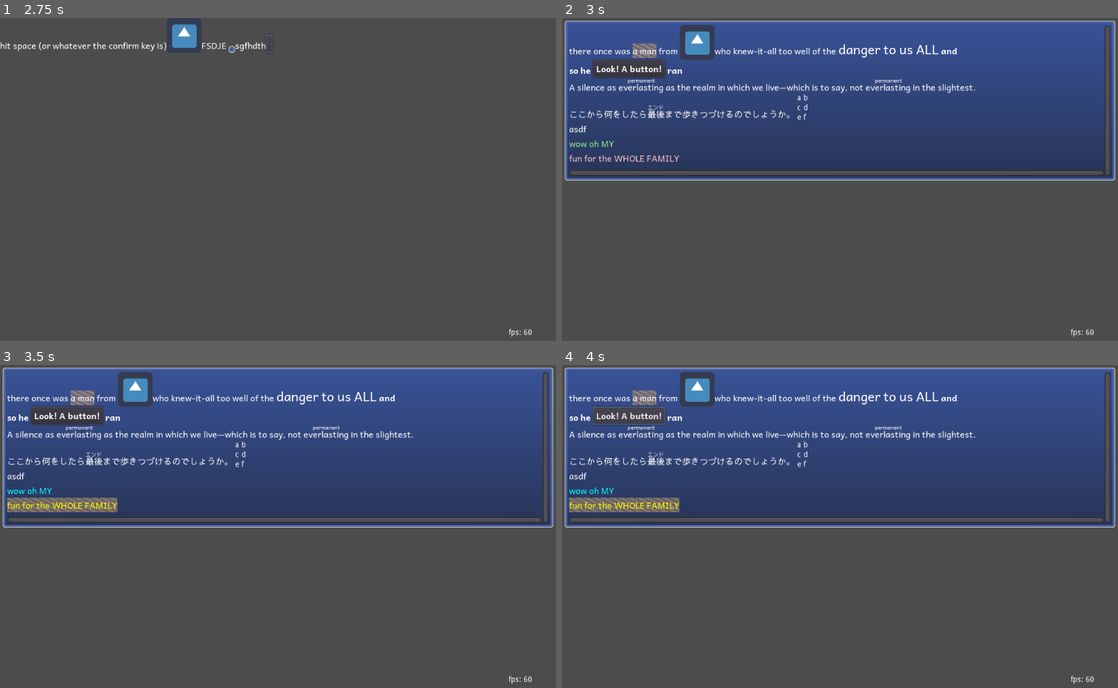
Above: before the commit, frames 1-4 (two rows, left to right).
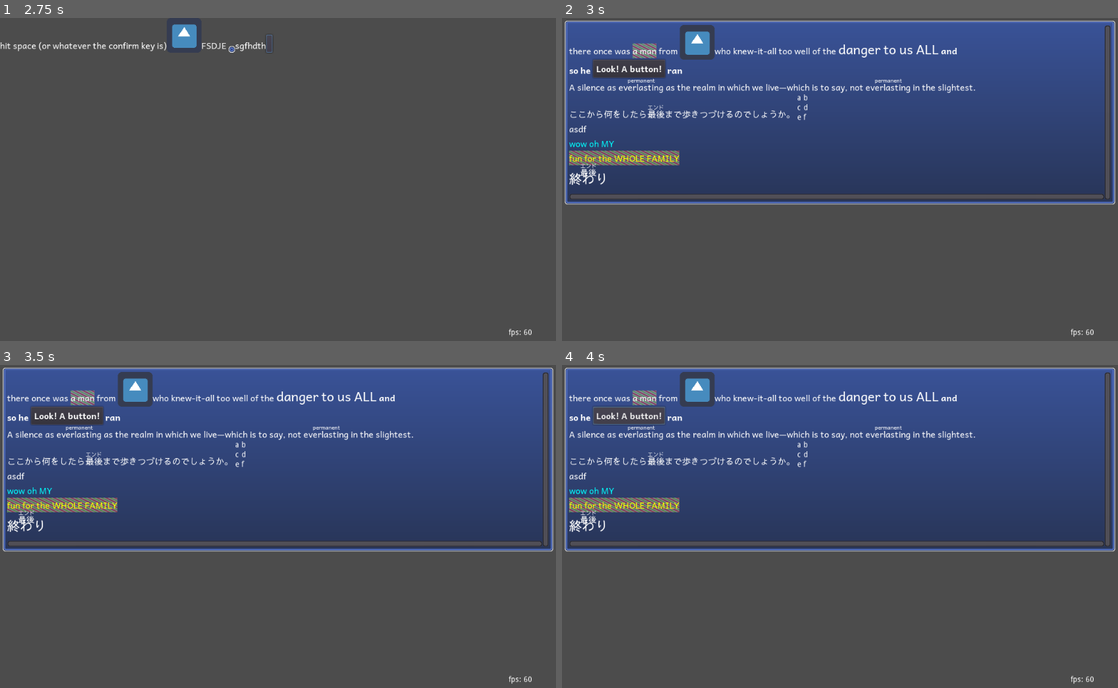
Above: after the commit, the same moments.

Repository: wareya/uitest
Game: Godot game, scene res://Document.tscn
Two runs of this game, one before a commit and one after it. Both use one fixed random seed, a clock stepped at 60 frames per second and the inputs below. The engine's default icon, where the game draws it, is replaced by a stand-in: a white triangle on a blue panel in a dark square.
Inputs (mouse positions are in pixels of both pictures, inside the frame that each line leads up to):
- Up to frame 1 (2.75 s): click (266, 43) at 0.5 s; click (266, 43) at 1.25 s; click (266, 43) at 2 s
- Up to frame 2 (3 s): tap Space at 2.75 s
- Up to frame 3 (3.5 s): tap Enter (ui_accept) at 3.02 s
- Up to frame 4 (4 s): click "Look! A button!" at 3.5 s

Frame 1 is identical in both runs. In frame 2, 9.5% of the frame differs, in the area x 0-100%, y 37-58%; in frame 3, 8.5%; in frame 4, 8.5%.

Commit message:
fix a layout bug

Diff:
--- a/Document.gd
+++ b/Document.gd
@@ -1,6 +1,17 @@
 tool
 extends Container
 class_name Document
+
+#### TODO LIST ####
+# other flow models
+# fit/fill background modes + background alignment
+# make sure inline styles work
+# DOM API (at least queries)
+# style transitions
+# background color
+# text outline and shadow control
+# width/height model settings (padding/margin included or not)
+# css calc (including referencing core properties) (OR, a system of units, like 10em etc)
 
 var default_props = {
     "display": "inline-block", # or block, or inline, or detached
@@ -119,6 +130,9 @@
 <bruh><fun>wow oh MY</fun></bruh>
 <br>
 <bruh><a><fun>fun for the WHOLE FAMILY</fun></a></bruh>
+<br>
+<big><ruby>終わり<rt><ruby>最後<rt>エンド</ruby></ruby></big>
+<br>
 """
 
 var default_stylesheet = """
@@ -689,6 +703,8 @@
 
     if calculated_props.layout == "flow_h_lr":
         var parent_size = get_parent_area_size()
+        if layout_parent:
+            parent_size = layout_parent.rect_size
         #print(doc_name, parent_size)
         var size = Vector2()
         size.x = parent_size.x * (anchor_right - anchor_left)
@@ -726,7 +742,9 @@
         #rect_size.x -= calculated_props.padding_left
         #rect_size.x -= calculated_props.padding_right
 
-        var check_queue = get_children()
+        var check_queue = []
+        if doc_name == "root" or calculated_props.display != "inline":
+            check_queue= get_children()
         #if check_queue.size() == 1 and check_queue[0] is DocumentHelpers.DocScrollContents:
         #    check_queue[0].rect_size = interior_size
         #    check_queue[0].rect_position = Vector2(x_cursor, y_cursor)
@@ -793,8 +811,8 @@
 
             #print(child, " ", child_size, " ", x_cursor, " ", y_cursor, "->", y_cursor_next, " ", x_limit)
 
-            if doc_name != "root" and calculated_props.display == "inline":
-                continue
+            #if doc_name != "root" and calculated_props.display == "inline":
+            #    continue
 
             if "calculated_props" in child and child.calculated_props.display == "detached":
                 var origin = get_global_rect().position
@@ -838,13 +856,15 @@
 
         var interior_size = Vector2(max_x, y_cursor_next) - start
 
+        print("--", doc_name, "-", max_x, "-", x_limit, "-", parent_size.x)
+
         new_size.x = max_x + calculated_props.padding_right + x_buffer
         new_size.x = calc_prop_width(new_size.x, x_limit)
         new_size.y = y_cursor_next + calculated_props.padding_bottom + y_buffer
         new_size.y = calc_prop_height(new_size.y, y_limit)
-        if _v_scrollbar.visible:
-            print(new_size.y)
-            print(y_limit)
+        #if _v_scrollbar.visible:
+        #    print(new_size.y)
+        #    print(y_limit)
 
         var visible_interior_size = new_size - total_padding - Vector2(x_buffer, y_buffer)
 
--- a/Document.tscn
+++ b/Document.tscn
@@ -18,48 +18,6 @@
 rect_min_size = Vector2( 502, 64 )
 rect_pivot_offset = Vector2( 1343, 79 )
 script = ExtResource( 1 )
-root_stylesheet = "root {
-    background: \"res://9PatchGradient.tres\";
-    margin_left: 5;
-    margin_right: 5;
-    margin_top: 5;
-    margin_bottom: 5;
-    padding_top: 8;
-    padding_left: 8;
-    padding_bottom: 8;
-    padding_right: 8;
-    background_9patch: true;
-    background_9patch_top: 4.5;
-    background_9patch_bottom: 6.5;
-    background_9patch_left: 6;
-    background_9patch_right: 6;
-
-    overflow: scroll;
-
-    max_height: 400;
-}
-:vars {
-    --white: \"#FFFFFF\";
-    --rubysize: 65%;
-    --rubyfont: var(--englishfont) var(--japanesefont);
-    --japanesefont: \"res://font/SawarabiGothic-Regular.ttf\";
-    --englishfont: \"res://font/Andika-Regular.ttf\";
-}
-fun {
-    background: \"res://9PatchGradient2.tres\";
-    text_shadow_color: orange;
-    text_shadow_offset: 0 0;
-    display: inline-block;
-}
-bruh fun {
-    background: none;
-    color: pink;
-}
-bruh > fun {
-    background: none;
-    color: lightgreen;
-}
-"
 _inherited_props = [ "font_family", "font_size", "justify" ]
 
 [node name="Label" type="Label" parent="."]
--- a/DocumentHelpers.gd
+++ b/DocumentHelpers.gd
@@ -141,7 +141,6 @@
                 style.targets = [":inline"]
                 style.rules = rules
                 node.custom_style_data = style
-            # FIXME apply built-in attributes (style, class, id, etc)
 
         #var contents = DocScrollContents.new()
         #node.add_child(contents)
--- /dev/null
+++ b/Node2D.tscn
@@ -0,0 +1,12 @@
+[gd_scene load_steps=2 format=2]
+
+[ext_resource path="res://icon.png" type="Texture" id=1]
+
+[node name="Node2D" type="Node2D"]
+
+[node name="Camera2D" type="Camera2D" parent="."]
+current = true
+zoom = Vector2( 0.5, 0.5 )
+
+[node name="Sprite" type="Sprite" parent="."]
+texture = ExtResource( 1 )
